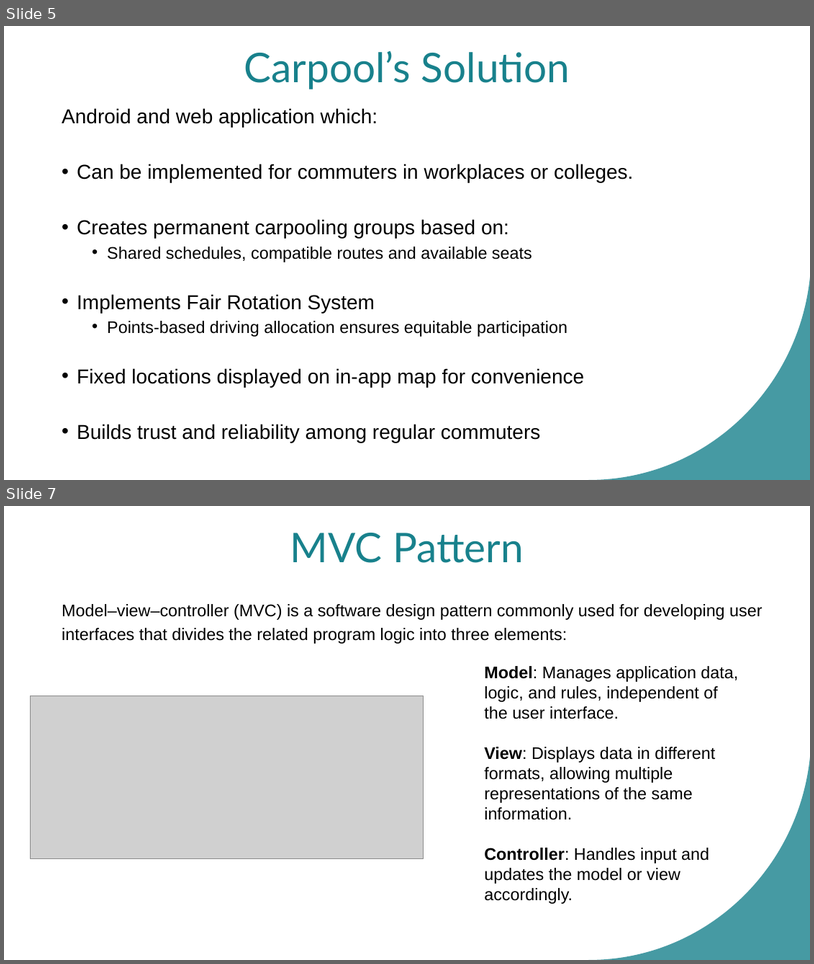
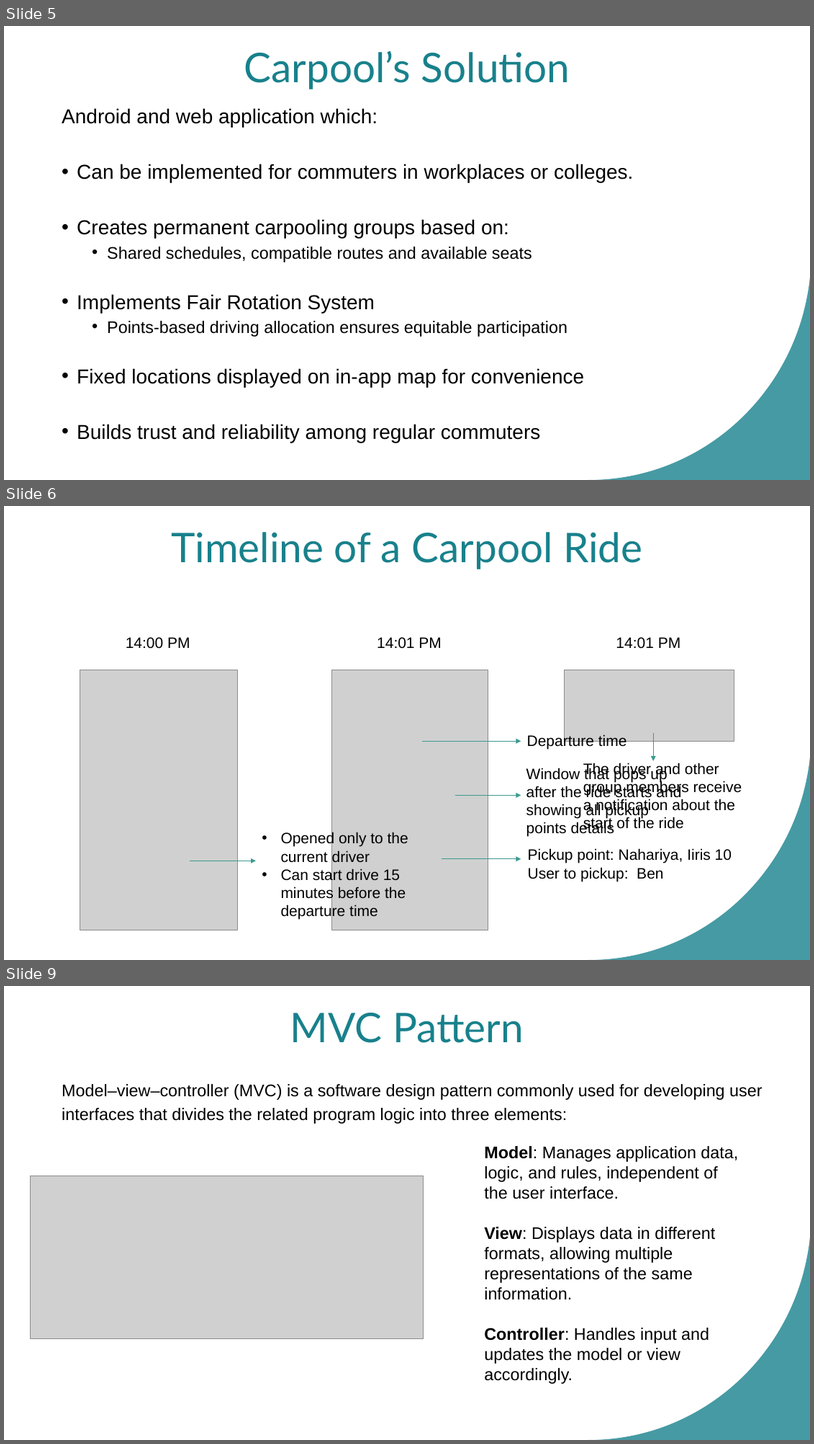
Before and after one commit to benbaruch1/carpool, a slide deck: Capstone Project Phase B - 24-1-D-29.pptx. Shown one above the other, each under a label of ours: slides 5 and 7 before the commit, slides 5, 6 and 9 after it; the slides between them are not shown. The pictures are 814x964 and 814x1444 pixels, drawn with LibreOffice and Linux fonts; fonts in the diff are those of the drawing; grey boxes stand for pictures. Boxes give left, top, right and bottom in pixels: in the first picture for what was removed or moved away, otherwise in the second. Text is boxed around its words. In the diff, an @@ line names an element or a change of style, - is before the commit and + after.

```diff
--- a/Capstone Project Phase B - 24-1-D-29.pptx
+++ b/Capstone Project Phase B - 24-1-D-29.pptx
@@ slide 6 added at box(4, 506, 810, 960), background #FFFFFF; not listed: 1 template element that a slide beside it also shows @@
@@ title added at box(171, 532, 643, 569), 48.6 pt, text #18818C @@
+Timeline of a Carpool Ride
@@ text added at box(126, 637, 190, 649), 18 pt, text #000000 @@
+14:00 PM
@@ text added at box(377, 637, 441, 649), 18 pt, text #000000 @@
+14:01 PM
@@ text added at box(616, 637, 681, 649), 18 pt, text #000000 @@
+14:01 PM
@@ picture added at box(80, 670, 237, 929) @@
@@ picture added at box(332, 670, 488, 929) @@
@@ picture added at box(564, 670, 735, 741) @@
@@ arrow added from (422, 741) to (521, 741), #3C9A8F 0.5 pt @@
@@ text added at box(527, 734, 628, 749), 18 pt, text #000000 @@
+Departure time
@@ arrow added from (653, 733) to (653, 761), #3C9A8F 0.5 pt @@
@@ text added at box(332, 762, 743, 862), 18 pt, text #000000 @@
+The driver and other group members receive a notification about the start of the ride
@@ text added at box(527, 767, 682, 836), 18 pt, text #000000 @@
+Window that pops up after the ride starts and showing all pickup points details
@@ arrow added from (455, 795) to (521, 795), #3C9A8F 0.5 pt @@
@@ text added at box(281, 831, 406, 919), 18 pt, text #000000 @@
+• Opened only to the current driver
+• Can start drive 15 minutes before the departure time
@@ text added at box(528, 848, 732, 881), 18 pt, text #000000 @@
+Pickup point: Nahariya, Iiris 10
+User to pickup: Ben
@@ arrow added from (190, 860) to (256, 860), #3C9A8F 0.5 pt @@
@@ arrow added from (441, 859) to (521, 859), #3C9A8F 0.5 pt @@
@@ what was slide 7 is now slide 9 @@
```
Also in this commit, not shown: 1 other slide added.
